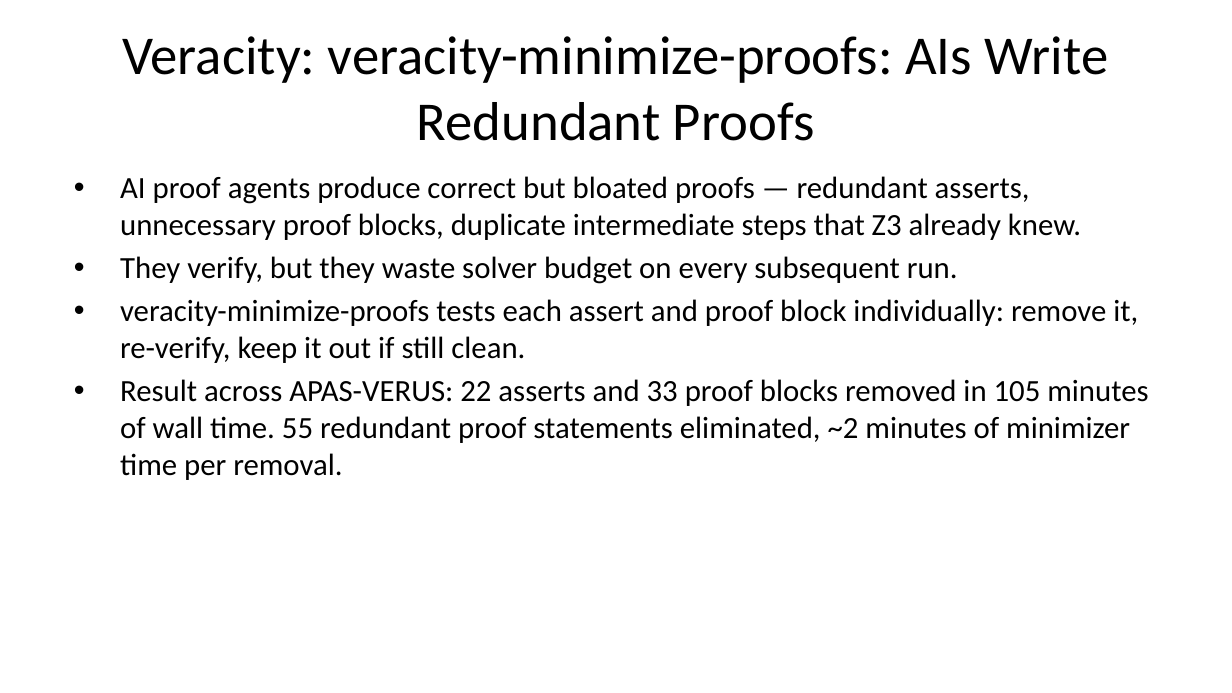
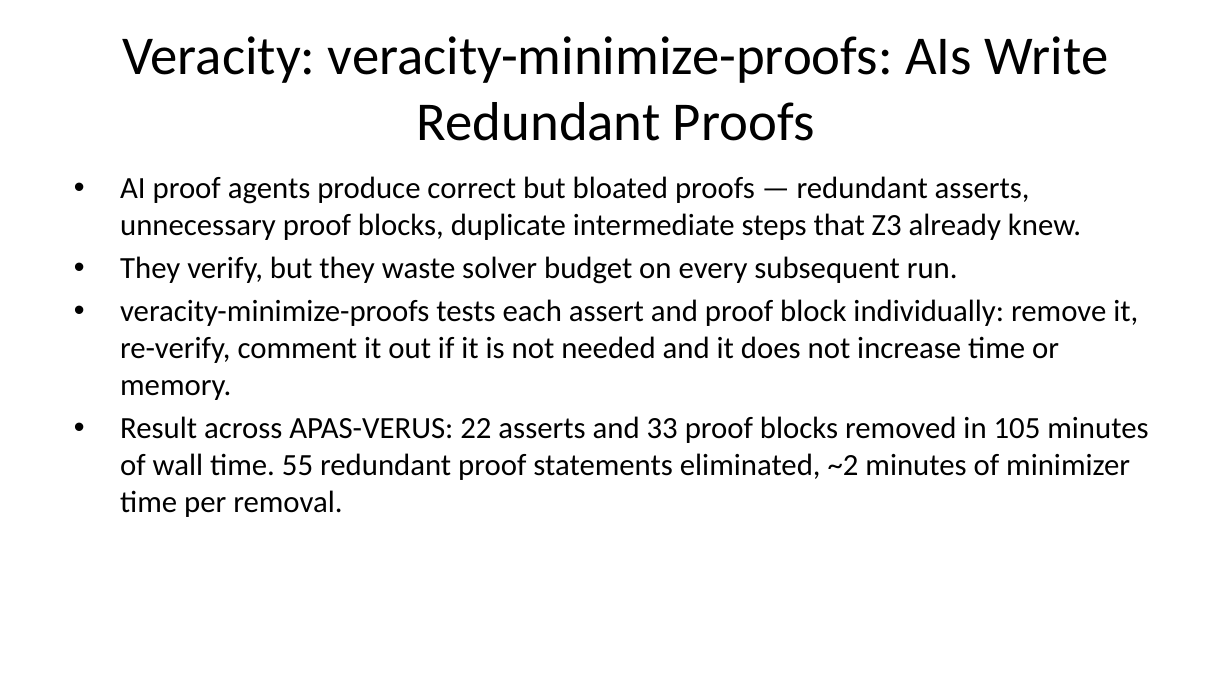
Before and after one commit to briangmilnes/APAS-VERUS, a slide deck: slide 43 of lectures/slidesMSR.pptx (slide 42 before the commit). Drawn at 1232x693 pixels with LibreOffice and Linux fonts; fonts in the diff are those of the drawing. Boxes give left, top, right and bottom in pixels: in the first picture for what was removed or moved away, otherwise in the second. Text is boxed around its words. In the diff, an @@ line names an element or a change of style, - is before the commit and + after.

```diff
--- a/lectures/slidesMSR.pptx
+++ b/lectures/slidesMSR.pptx
@@ text at bbox=[120, 299, 1138, 400]: text changed @@
-• veracity-minimize-proofs tests each assert and proof block individually: remove it, re-verify, keep it out if still clean.
+• veracity-minimize-proofs tests each assert and proof block individually: remove it, re-verify, comment it out if it is not needed and it does not increase time or memory.
```
Also in this commit, not shown: 20 other slides changed, 1 slide added, 3 other files.
